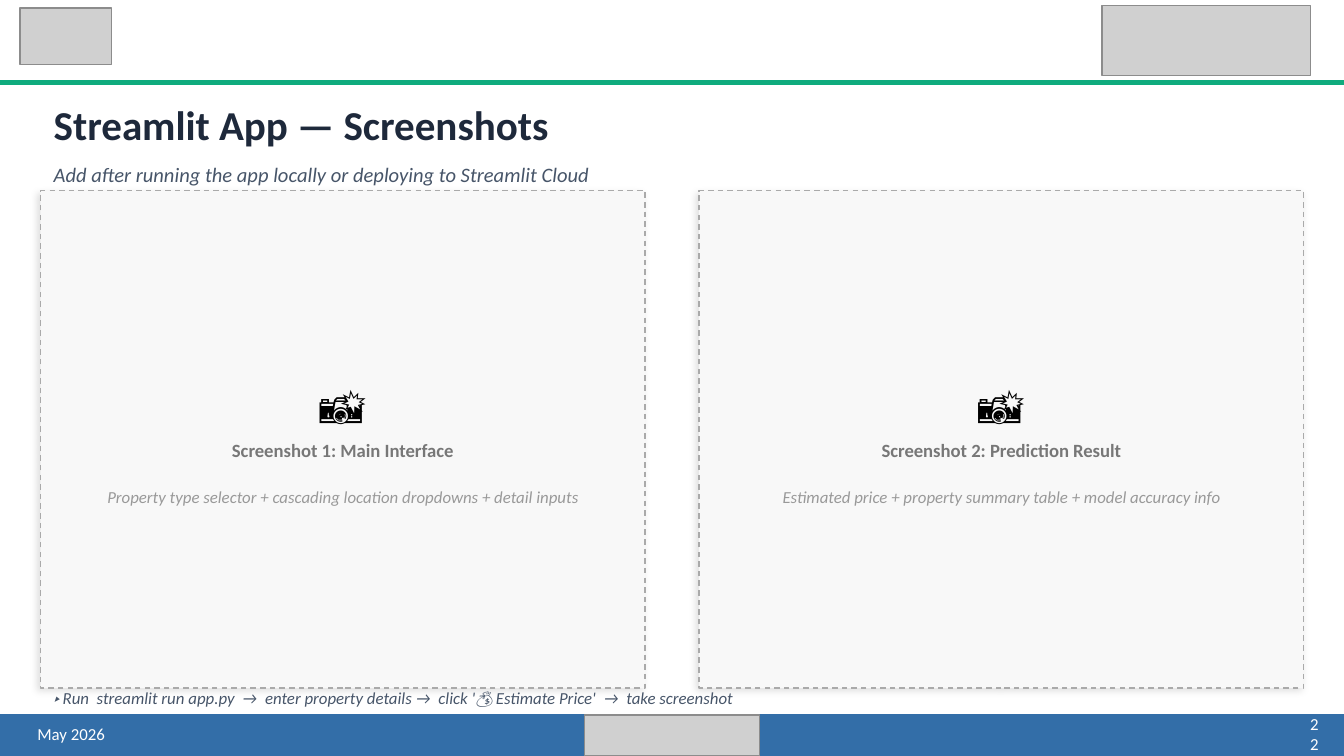
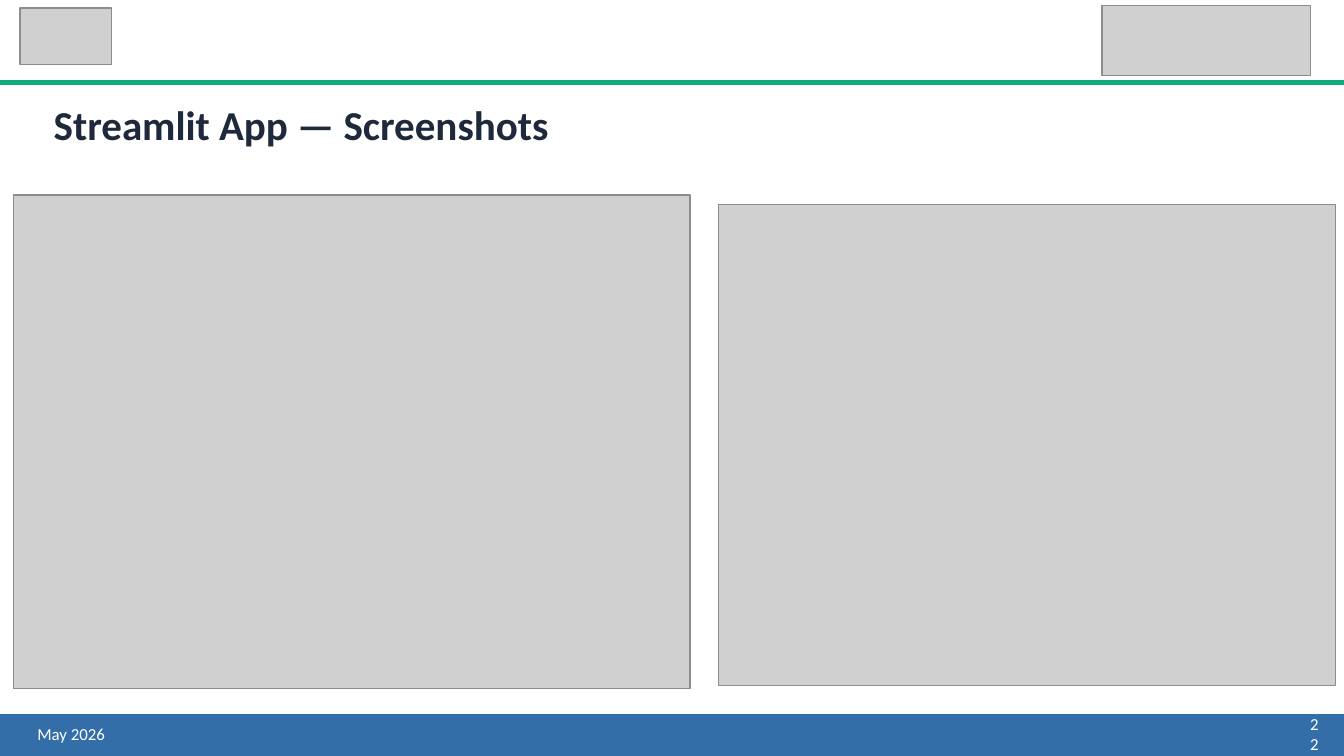
Before and after one commit to nhahub/NHA-4-032, a slide deck: slide 22 of Egypt_RE_Presentation_Final_v2.pptx. Drawn at 1344x756 pixels with LibreOffice and Linux fonts; fonts in the diff are those of the drawing; grey boxes stand for pictures. Boxes give left, top, right and bottom in pixels: in the first picture for what was removed or moved away, otherwise in the second. Text is boxed around its words. In the diff, an @@ line names an element or a change of style, - is before the commit and + after.

```diff
--- a/Egypt_RE_Presentation_Final_v2.pptx
+++ b/Egypt_RE_Presentation_Final_v2.pptx
@@ text removed at <box>54,167,589,186</box> @@
-Add after running the app locally or deploying to Streamlit Cloud
@@ picture added at <box>13,195,691,688</box> @@
@@ rectangle removed at <box>40,191,645,688</box> @@
@@ rectangle removed at <box>699,191,1304,688</box> @@
@@ picture added at <box>718,204,1335,685</box> @@
@@ text removed at <box>302,372,383,439</box> @@
-📸
@@ text removed at <box>961,372,1042,439</box> @@
-📸
@@ text removed at <box>232,444,454,457</box> @@
-Screenshot 1: Main Interface
@@ text removed at <box>882,444,1121,457</box> @@
-Screenshot 2: Prediction Result
@@ text removed at <box>107,491,578,506</box> @@
-Property type selector + cascading location dropdowns + detail inputs
@@ text removed at <box>783,491,1220,506</box> @@
-Estimated price + property summary table + model accuracy info
@@ text removed at <box>63,692,732,707</box> @@
-▸ Run streamlit run app.py → enter property details → click '💰 Estimate Price' → take screenshot
@@ picture removed at <box>585,715,759,755</box> @@
```
Also in this commit, not shown: 19 other slides changed, 1 other file.
